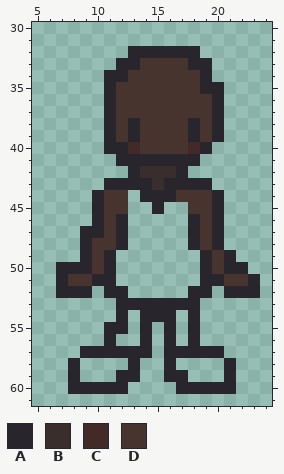
One commit to this pixel-art sprite: Assets/Sprites/Human/Resources/Skin/5.png. Above, as it was before the edit.
The file is 32x64 pixels. Shown: x 5..24, y 30..61.
Palette (. is transparent): A #28252d  B #3a2e2d  C #432a28  D #48342e
Pixels before, first column x 7:
32 ......AAAAAA.....
33 .....AADDDDAA....
34 ....AADDDDDDA....
35 ....ADDDDDDDAA...
36 ....ADDDDDDDDA...
37 ....ADDDDDDDDA...
38 ....ADADDDDADA...
39 ....ADADDDDADA...
40 ....AACDDDDCA....
41 .....AAAAAAA.....
42 ......ABBBA......
43 ....AAAABAAAA....
44 ...ADD.AAADDDA...
45 ...ADD..A..DDA...
46 ...ADA.....ADA...
47 ..AADA.....ADA...
48 ..ADDA.....ADA...
49 ..ADA.......ADA..
50 AAADA.......ADAA.
51 ADDAA.......AADDA
52 AAA.AA.....AA.AAA
53 .....AAAAAAA.....
54 .....A.AAA.A.....
55 ....AA.A.A.A.....
56 ....A..A.A.A.....
57 ..AAAAAA.AAAAA...
58 .A....A..A....A..
59 .A...AA..AA...A..
60 .AAAAA....AAAAA..
After the commit:
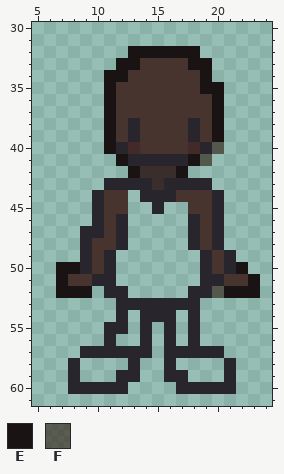
Colours new in this view: E #191314  F #260d008c
The exact change:
Changed rows in their new state; - is an unchanged pixel.
first column x 11:
32 --EEEEEE--
33 -EE----EE-
34 EE------E-
35 E-------EE
36 E--------E
37 E--------E
38 E--------E
39 E--------E
40 E--------F
41 -E-----EF-
42 --E---E---
first column x 7:
50 EE-------------E-
51 E---------------E
52 EEE----------FEEE
Pixel boxes of the changes (left, top, right, bottom) in both pictures:
changed: (104, 46, 224, 178)
changed: (56, 262, 92, 298)
changed: (212, 262, 260, 298)
